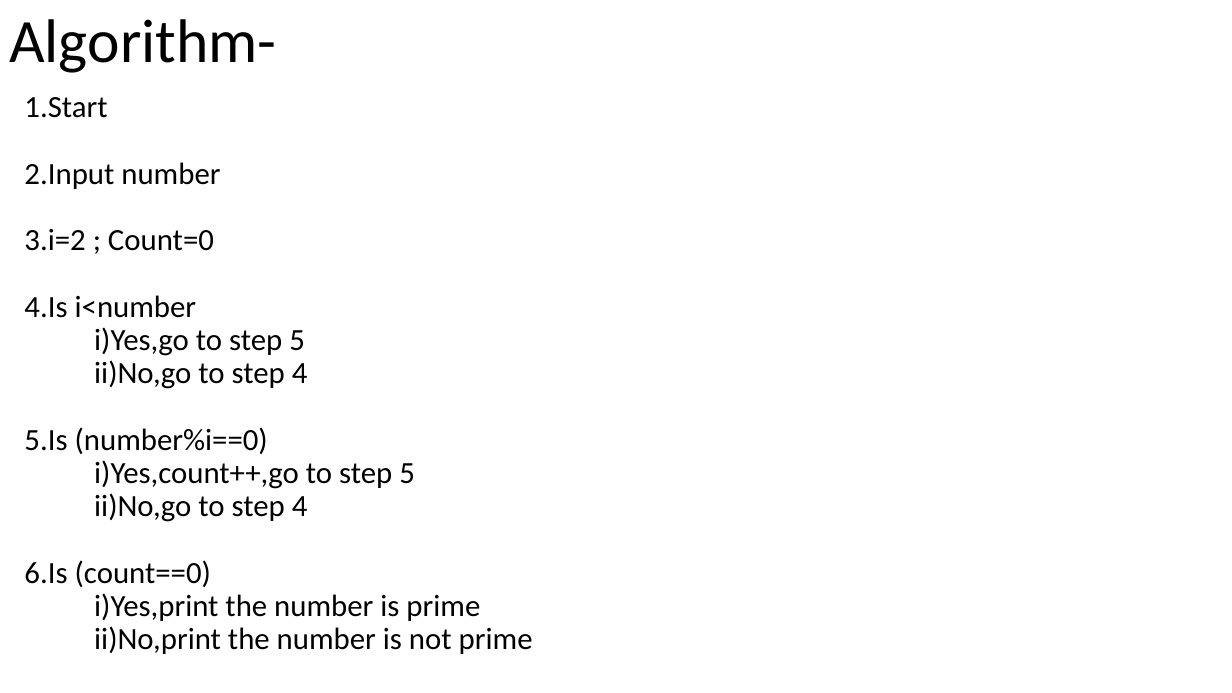
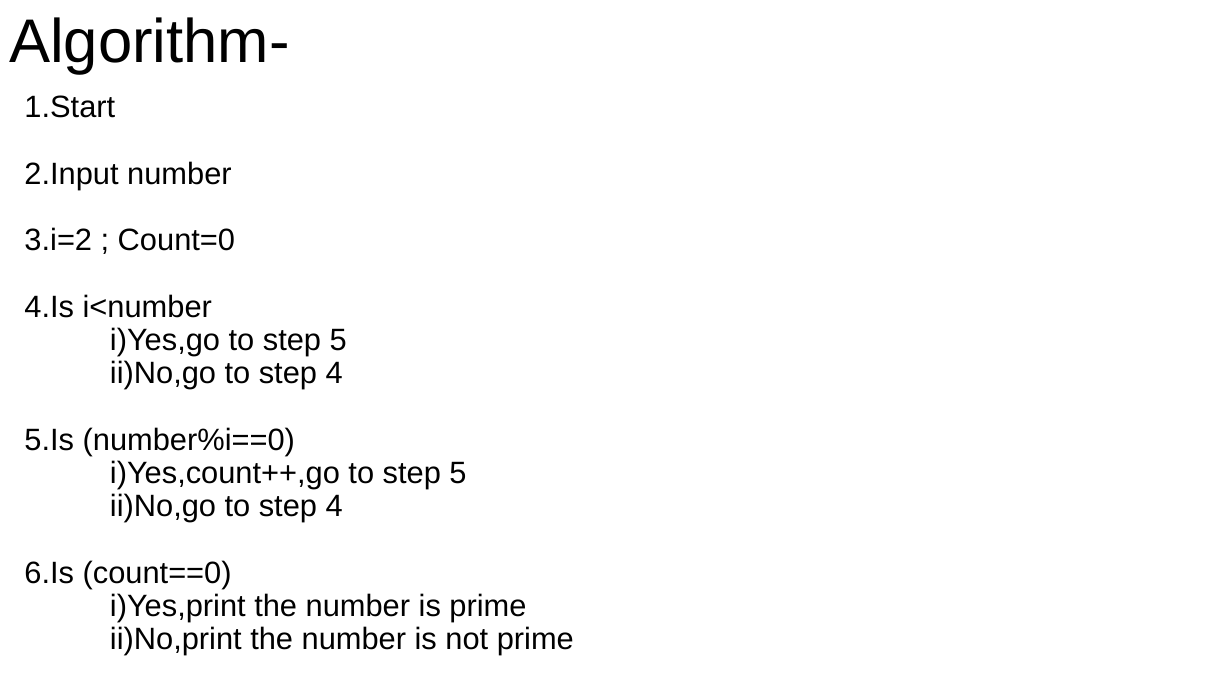
Before and after one commit to thewhiteant/Learning_Something, a slide deck: slide 6 of pptx/konaoppi/konaoppi.pptx. Drawn at 1232x693 pixels with LibreOffice and Linux fonts; fonts in the diff are those of the drawing; background and template pictures are left out. Boxes give left, top, right and bottom in pixels: in the first picture for what was removed or moved away, otherwise in the second. Text is boxed around its words. In the diff, an @@ line names an element or a change of style, - is before the commit and + after.

```diff
--- a/pptx/konaoppi/konaoppi.pptx
+++ b/pptx/konaoppi/konaoppi.pptx
@@ title "Algorithm-" at [9,17,290,74]: font Calibri to Arial @@
@@ text "1.Start" at [24,95,574,655]: font Calibri to Arial @@
```
Also in this commit, not shown: 7 other slides changed, 1 other file.
